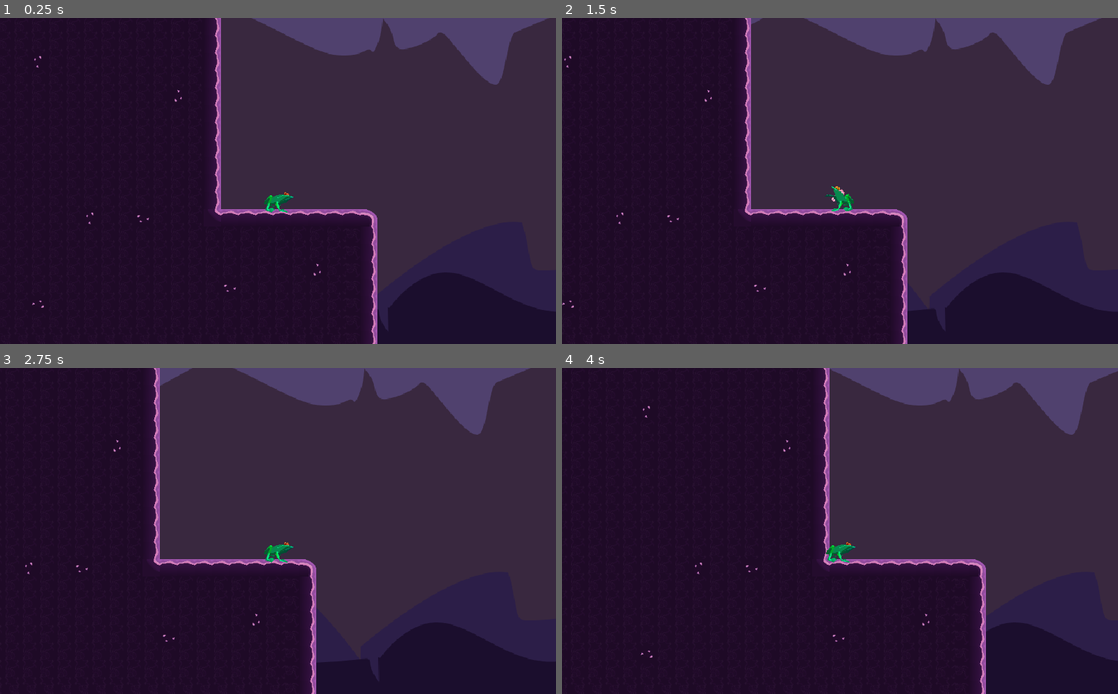
Above: before the commit, frames 1-4 (two rows, left to right).
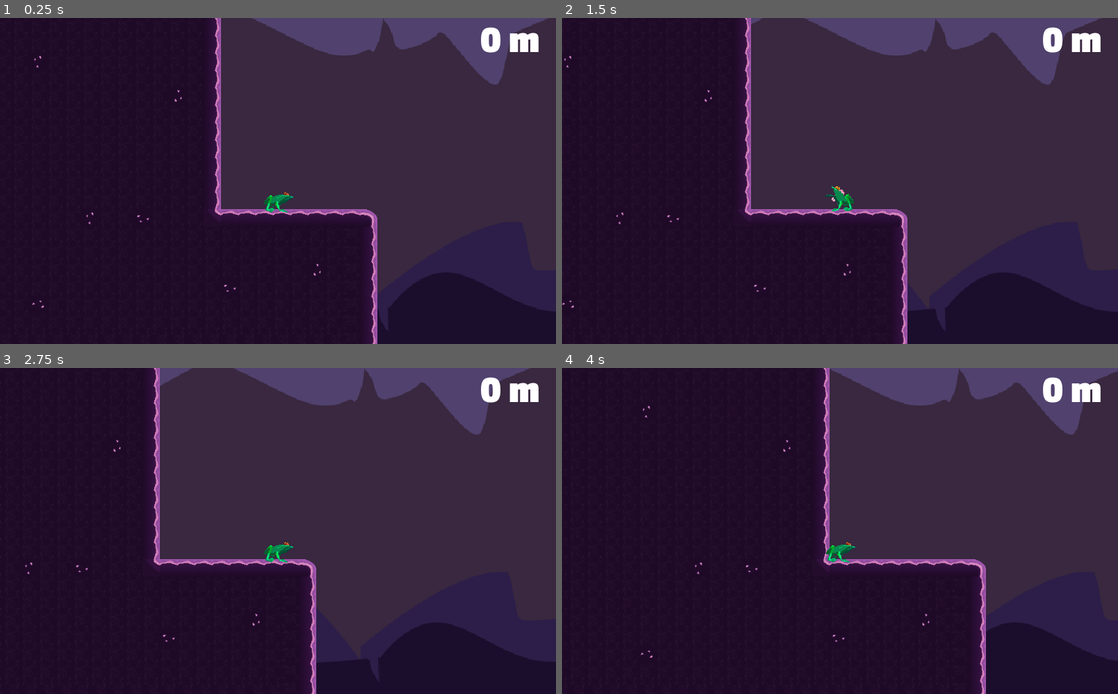
Above: after the commit, the same moments.

Repository: lemonsaurus/slurp-ninja
Game: Godot game, scene res://main.tscn
The game is run twice, just before and just after one commit, with the same random seed, the same clock (stepped at 60 frames per second) and the same inputs.
Inputs (mouse positions are in pixels of both pictures, inside the frame that each line leads up to):
- Up to frame 1 (0.25 s): no input
- Up to frame 2 (1.5 s): tap Enter at 0.5 s; move the mouse to (962, 164) at 0.52 s; click (962, 164) at 0.67 s; move the mouse to (728, 197) at 1.27 s; click (728, 197) at 1.42 s
- Up to frame 3 (2.75 s): move the mouse to (333, 459) at 2.02 s; click (333, 459) at 2.17 s
- Up to frame 4 (4 s): tap Space at 2.75 s; move the mouse to (812, 596) at 2.77 s; click (812, 596) at 2.92 s; move the mouse to (1006, 579) at 3.52 s; click (1006, 579) at 3.67 s

The runs differ from the first frame. In frame 1, 0.5% of the frame differs, in the area x 86-97%, y 2-11%; in frame 2, 0.5%; in frame 3, 0.5%; in frame 4, 0.5%.

Commit message:
Add a retry function on death.

Diff:
--- /dev/null
+++ b/objects/ui/DeathButton.gd
@@ -0,0 +1,9 @@
+extends Button
+
+
+func _retry():
+	get_tree().change_scene("res://main.tscn")
+
+
+func _on_pressed():
+	_retry()
--- a/objects/ui/UI.gd
+++ b/objects/ui/UI.gd
@@ -1,6 +1,29 @@
 extends CanvasLayer
+
+var dead_format = "[center]%s[/center]"
+var dead_strings = [
+	"You're super dead, bro!",
+	"You're stone cold dead.",
+	"You're an ex-frog.",
+	"Ninja no more.",
+	"You've been eviscerated!",
+	"You no longer exist!",
+	"No more slurp for you.",
+	"Only darkness follows.",
+	"Deleted!",
+	"Disintegrated!",
+	"Disemboweled!",
+	"Looks like you missed.",
+	"Oops!",
+	"How embarassing!",
+	"Death becomes you.",
+	"No slurp lives forever.",
+	"Be more careful!"
+]
 
 
 func _on_death(body):
 	if body == $"../Player":
+		$DeathText.bbcode_text = dead_format % self.dead_strings[randi() % self.dead_strings.size()]
 		$DeathText.visible = true
+		$DeathButton.visible = true
--- a/objects/ui/UI.tscn
+++ b/objects/ui/UI.tscn
@@ -1,16 +1,116 @@
-[gd_scene load_steps=2 format=2]
+[gd_scene load_steps=11 format=2]
 
-[ext_resource path="res://assets/images/ui/super_dead.png" type="Texture" id=1]
+[ext_resource path="res://objects/ui/DeathButton.gd" type="Script" id=1]
+[ext_resource path="res://assets/fonts/PassionOne-Bold.ttf" type="DynamicFontData" id=2]
+[ext_resource path="res://assets/fonts/LuckiestGuy-Regular.ttf" type="DynamicFontData" id=3]
+
+[sub_resource type="DynamicFont" id=1]
+size = 72
+font_data = ExtResource( 2 )
+
+[sub_resource type="Theme" id=2]
+default_font = SubResource( 1 )
+
+[sub_resource type="DynamicFont" id=3]
+size = 80
+font_data = ExtResource( 3 )
+
+[sub_resource type="Theme" id=4]
+default_font = SubResource( 3 )
+
+[sub_resource type="StyleBoxFlat" id=6]
+bg_color = Color( 0.56, 0.2576, 0.3332, 1 )
+corner_radius_top_left = 20
+corner_radius_top_right = 20
+corner_radius_bottom_right = 20
+corner_radius_bottom_left = 20
+shadow_size = 2
+shadow_offset = Vector2( 0, 2 )
+
+[sub_resource type="StyleBoxFlat" id=7]
+bg_color = Color( 0.678431, 0.32549, 0.32549, 1 )
+corner_radius_top_left = 20
+corner_radius_top_right = 20
+corner_radius_bottom_right = 20
+corner_radius_bottom_left = 20
+shadow_size = 2
+shadow_offset = Vector2( 0, 2 )
+
+[sub_resource type="DynamicFont" id=5]
+size = 48
+extra_spacing_top = 8
+font_data = ExtResource( 3 )
 
 [node name="UI" type="CanvasLayer"]
 
-[node name="DeathText" type="TextureRect" parent="."]
-visible = false
-margin_left = 16.2001
-margin_top = 247.67
-margin_right = 1040.2
-margin_bottom = 348.67
-texture = ExtResource( 1 )
+[node name="Distance" type="RichTextLabel" parent="."]
+anchor_left = 0.892
+anchor_right = 1.0
+margin_left = -372.408
+margin_top = 3.0
+margin_right = -28.0
+margin_bottom = 101.0
+theme = SubResource( 2 )
+bbcode_enabled = true
+bbcode_text = "[right]0 m[/right]"
+text = "0 m"
 __meta__ = {
 "_edit_use_anchors_": false
 }
+
+[node name="DeathText" type="RichTextLabel" parent="."]
+visible = false
+anchor_left = 0.156
+anchor_right = 0.156
+margin_left = -157.744
+margin_top = 261.0
+margin_right = 864.256
+margin_bottom = 601.0
+theme = SubResource( 4 )
+bbcode_enabled = true
+bbcode_text = "[center]You're a frog , harry![/center]"
+text = "You're a frog , harry!"
+__meta__ = {
+"_edit_use_anchors_": false
+}
+
+[node name="DeathButton" type="CenterContainer" parent="."]
+visible = false
+margin_left = 0.374573
+margin_top = 0.374573
+margin_right = 1026.37
+margin_bottom = 754.375
+__meta__ = {
+"_edit_use_anchors_": false
+}
+
+[node name="Button" type="Button" parent="DeathButton"]
+margin_left = 413.0
+margin_top = 347.0
+margin_right = 613.0
+margin_bottom = 407.0
+rect_min_size = Vector2( 200, 60 )
+custom_styles/hover = SubResource( 6 )
+custom_styles/pressed = SubResource( 6 )
+custom_styles/normal = SubResource( 7 )
+custom_fonts/font = SubResource( 5 )
+custom_colors/font_color = Color( 0.905882, 0.905882, 0.905882, 1 )
+custom_colors/font_color_hover = Color( 0.968627, 0.968627, 0.968627, 1 )
+custom_colors/font_color_pressed = Color( 1, 1, 1, 1 )
+text = "Retry?"
+script = ExtResource( 1 )
+__meta__ = {
+"_edit_use_anchors_": false
+}
+
+[node name="ColorRect" type="ColorRect" parent="DeathButton/Button"]
+margin_left = 90.0
+margin_top = 32.0
+margin_right = 90.0
+margin_bottom = 32.0
+color = Color( 0.847059, 0.0980392, 0.0980392, 1 )
+__meta__ = {
+"_edit_use_anchors_": false
+}
+
+[connection signal="pressed" from="DeathButton/Button" to="DeathButton/Button" method="_on_pressed"]
